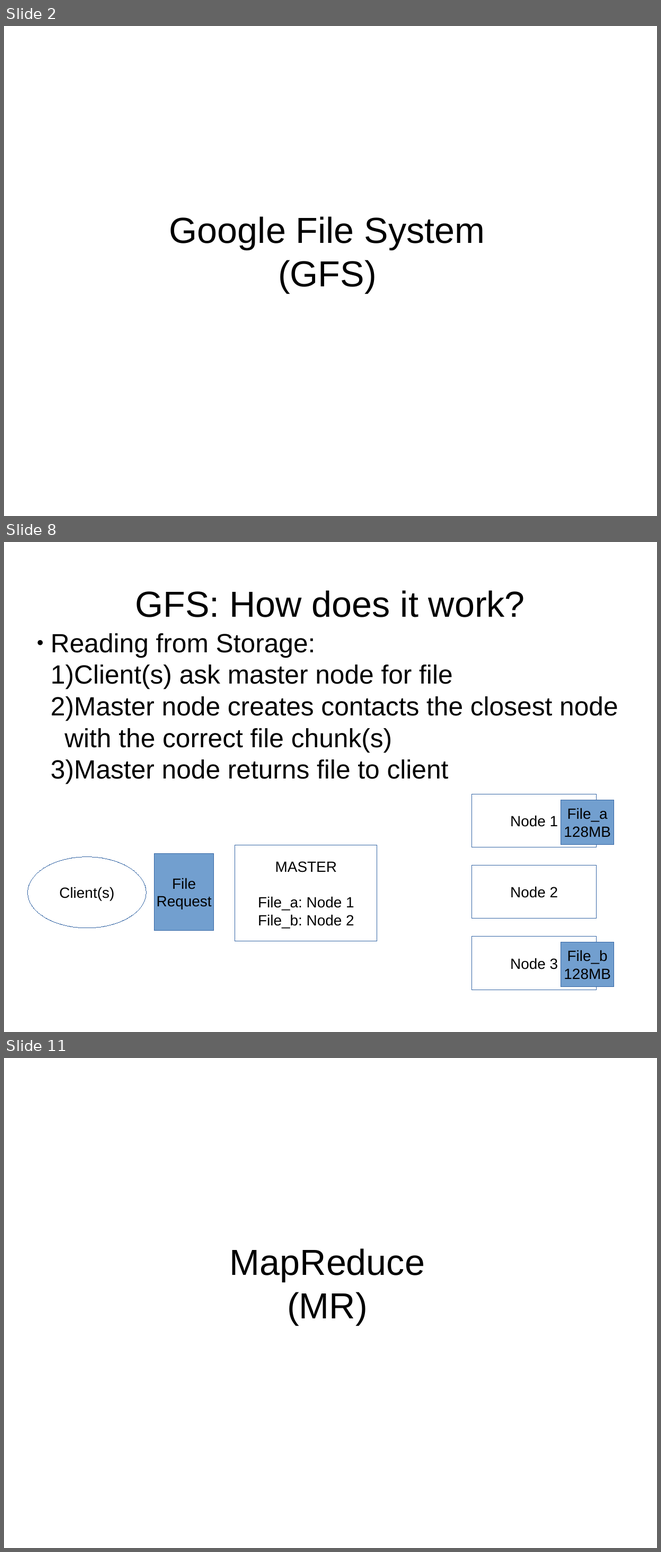
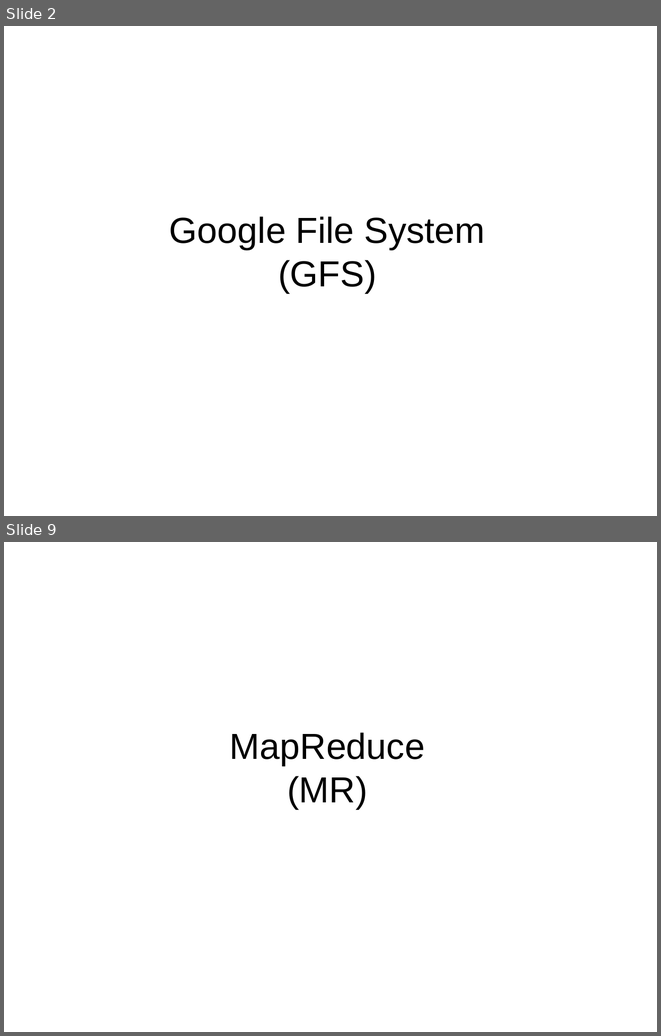
Before and after one commit to twcannon/MSDataSci, a slide deck: CSIS604/projects/assignment_4/assignment_4_ppt.pptx. Shown one above the other, each under a label of ours: slides 2, 8 and 11 before the commit, slides 2 and 9 after it; the slides between them are not shown. The pictures are 661x1552 and 661x1036 pixels, drawn with LibreOffice and Linux fonts; fonts in the diff are those of the drawing. Boxes give left, top, right and bottom in pixels: in the first picture for what was removed or moved away, otherwise in the second. Text is boxed around its words. In the diff, an @@ line names an element or a change of style, - is before the commit and + after.

```diff
--- a/CSIS604/projects/assignment_4/assignment_4_ppt.pptx
+++ b/CSIS604/projects/assignment_4/assignment_4_ppt.pptx
@@ slide 8 removed at box(4, 542, 657, 1032), background #FFFFFF @@
@@ text removed at box(135, 590, 525, 617) @@
-GFS: How does it work?
@@ text removed at box(51, 633, 618, 784) @@
-● Reading from Storage:
-  1) Client(s) ask master node for file
-  2) Master node creates contacts the closest node with the correct file chunk(s)
-  3) Master node returns file to client
@@ rectangle removed at box(472, 794, 597, 847) @@
-Node 1
@@ rectangle removed at box(561, 800, 615, 844) @@
-File_a
-128MB
@@ ellipse removed at box(28, 857, 146, 928) @@
-Client(s)
@@ rectangle removed at box(155, 853, 214, 930) @@
-File
-Request
@@ rectangle removed at box(235, 845, 377, 941) @@
-MASTER
-File_a: Node 1
-File_b: Node 2
@@ rectangle removed at box(472, 865, 597, 918) @@
-Node 2
@@ rectangle removed at box(472, 936, 597, 989) @@
-Node 3
@@ rectangle removed at box(561, 942, 615, 986) @@
-File_b
-128MB
@@ what was slide 11 is now slide 9 @@
```
Also in this commit, not shown: 12 slides changed, 1 other slide removed, 6 other files.
